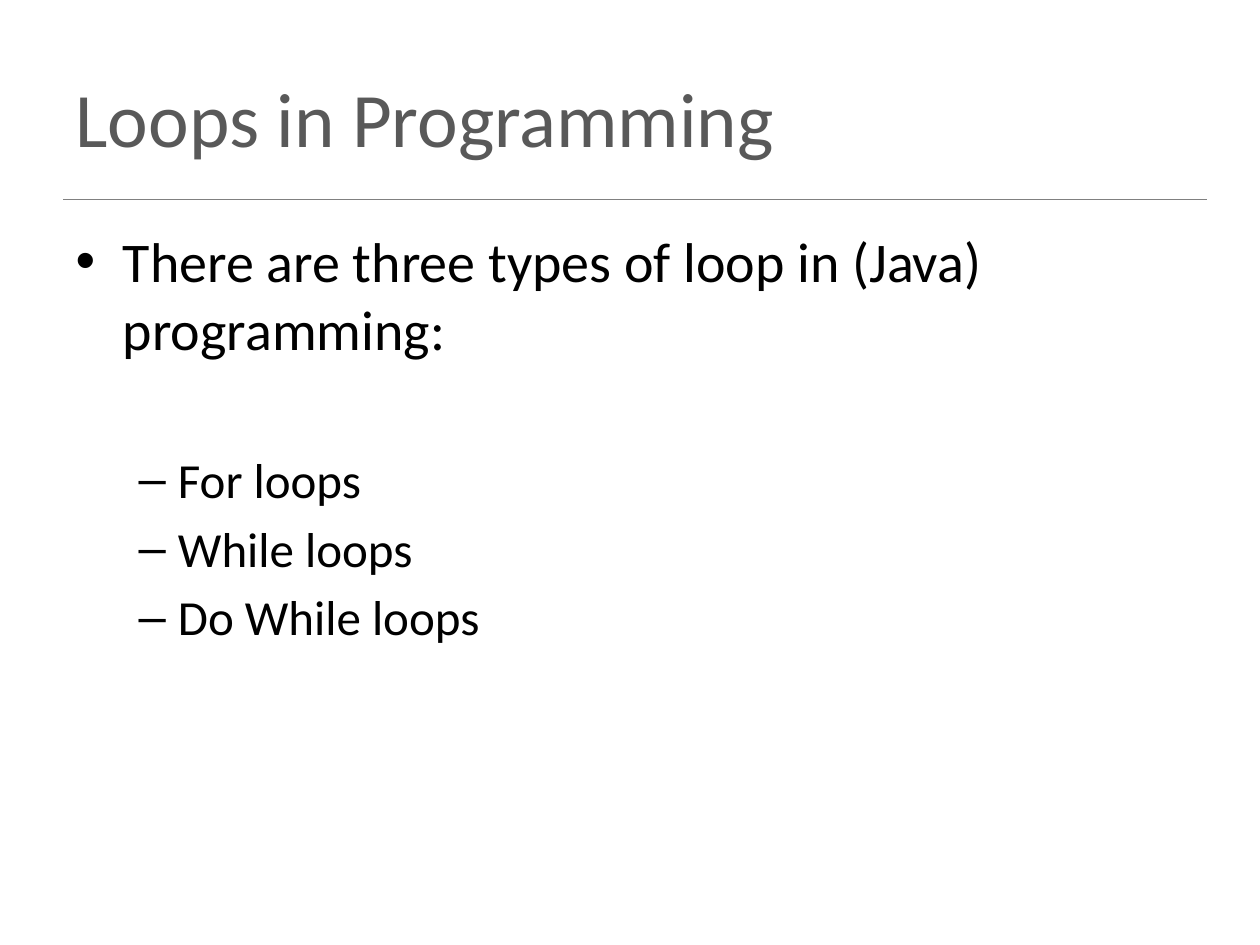
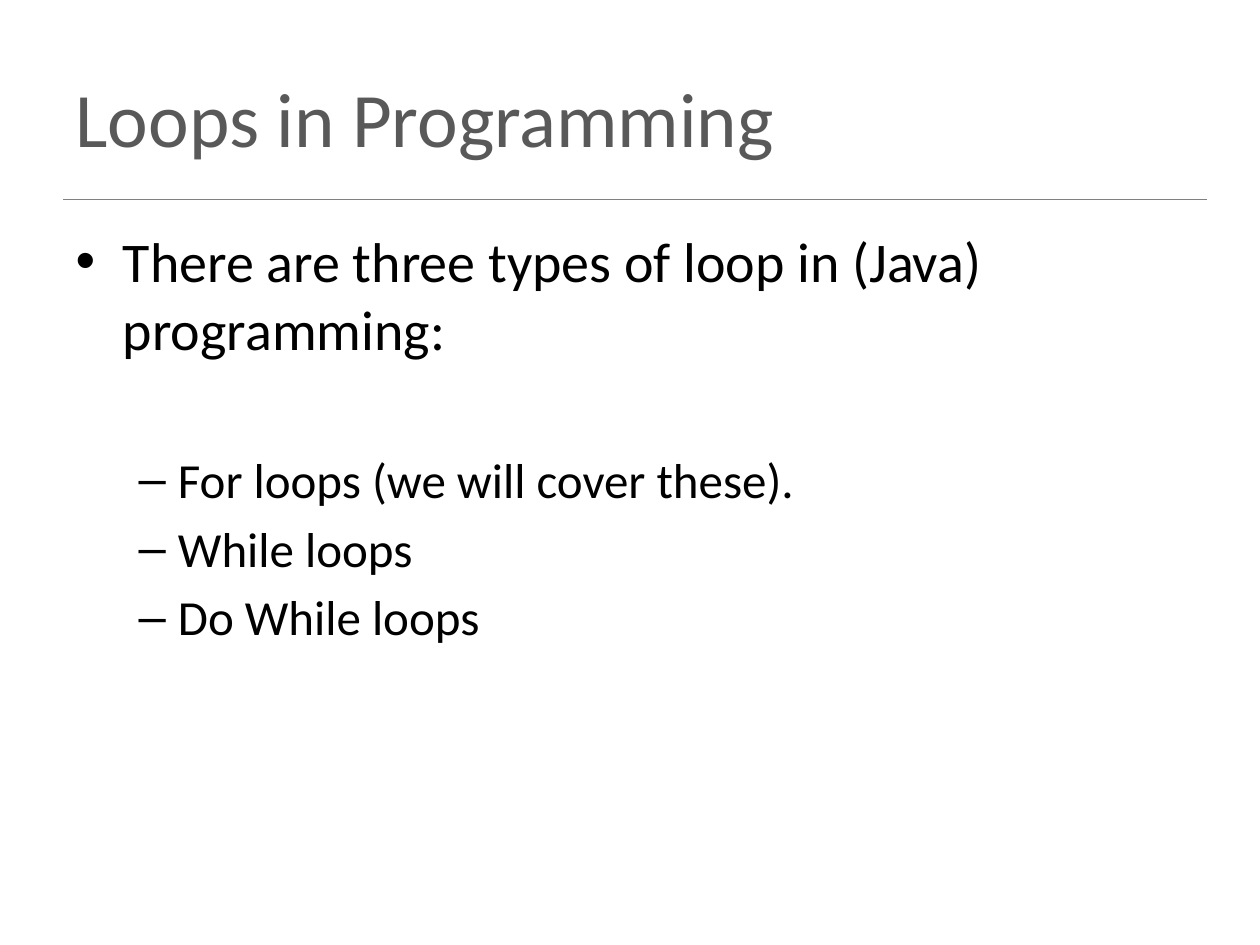
Before and after one commit to sdrohan/processing-for-ty, a slide deck: slide 17 of topic06/talk-1/a-processing-iteration-for.pptx. Drawn at 1260x945 pixels with LibreOffice and Linux fonts; fonts in the diff are those of the drawing. Boxes give left, top, right and bottom in pixels: in the first picture for what was removed or moved away, otherwise in the second. Text is boxed around its words. In the diff, an @@ line names an element or a change of style, - is before the commit and + after.

```diff
--- a/topic06/talk-1/a-processing-iteration-for.pptx
+++ b/topic06/talk-1/a-processing-iteration-for.pptx
@@ text at (178, 462, 794, 506): text changed @@
-  – For loops
+  – For loops (we will cover these).
```
Also in this commit, not shown: 19 other files.
